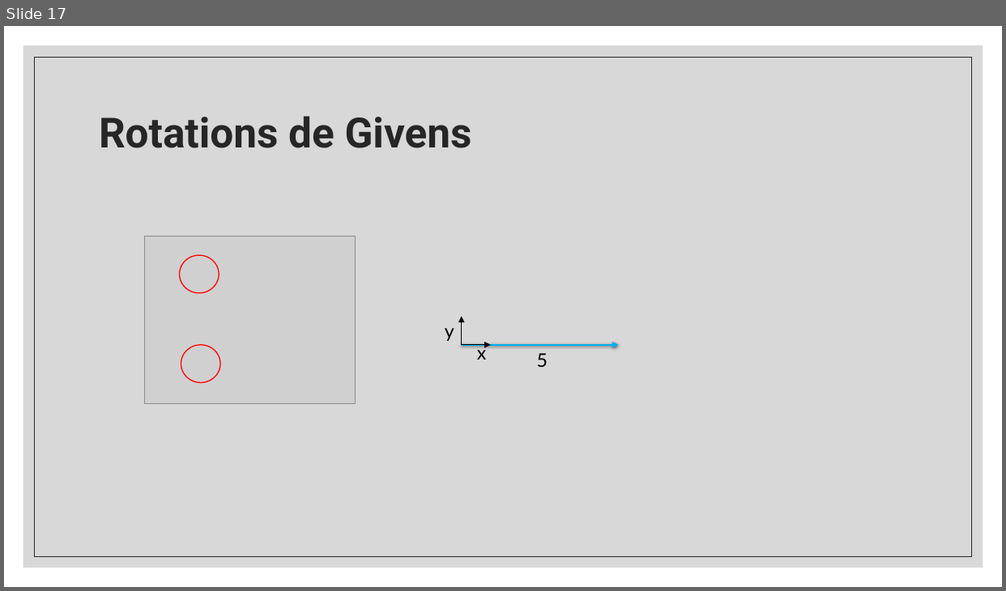
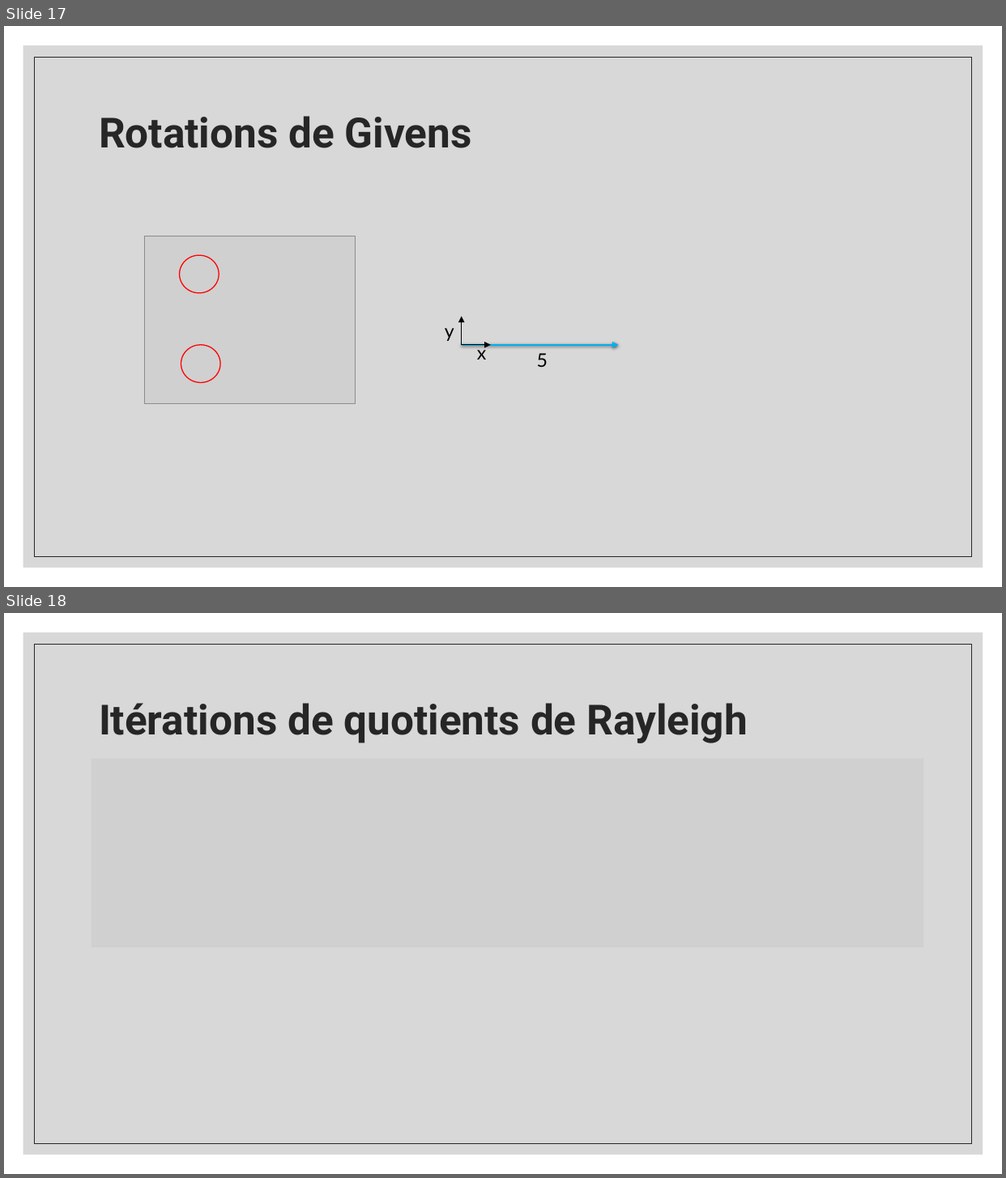
Before and after one commit to gahem1/Physique_Numerique, a slide deck: Solutions d’une équation aux valeurs propres.pptx. Shown one above the other, each under a label of ours: slide 17 before the commit, slides 17 and 18 after it. The pictures are 1006x591 and 1006x1178 pixels, drawn with LibreOffice and Linux fonts; fonts in the diff are those of the drawing; grey boxes stand for pictures. Boxes give left, top, right and bottom in pixels: in the first picture for what was removed or moved away, otherwise in the second. Text is boxed around its words. In the diff, an @@ line names an element or a change of style, - is before the commit and + after.

```diff
--- a/Solutions d’une équation aux valeurs propres.pptx
+++ b/Solutions d’une équation aux valeurs propres.pptx
@@ slide 18 added at (4,613,1002,1174), background #FFFFFF; not listed: 2 template elements that a slide beside it also shows @@
@@ title added at (99,703,747,743), 40 pt, text #262626, bold @@
+Itérations de quotients de Rayleigh
@@ picture added at (91,758,924,947) @@
```
